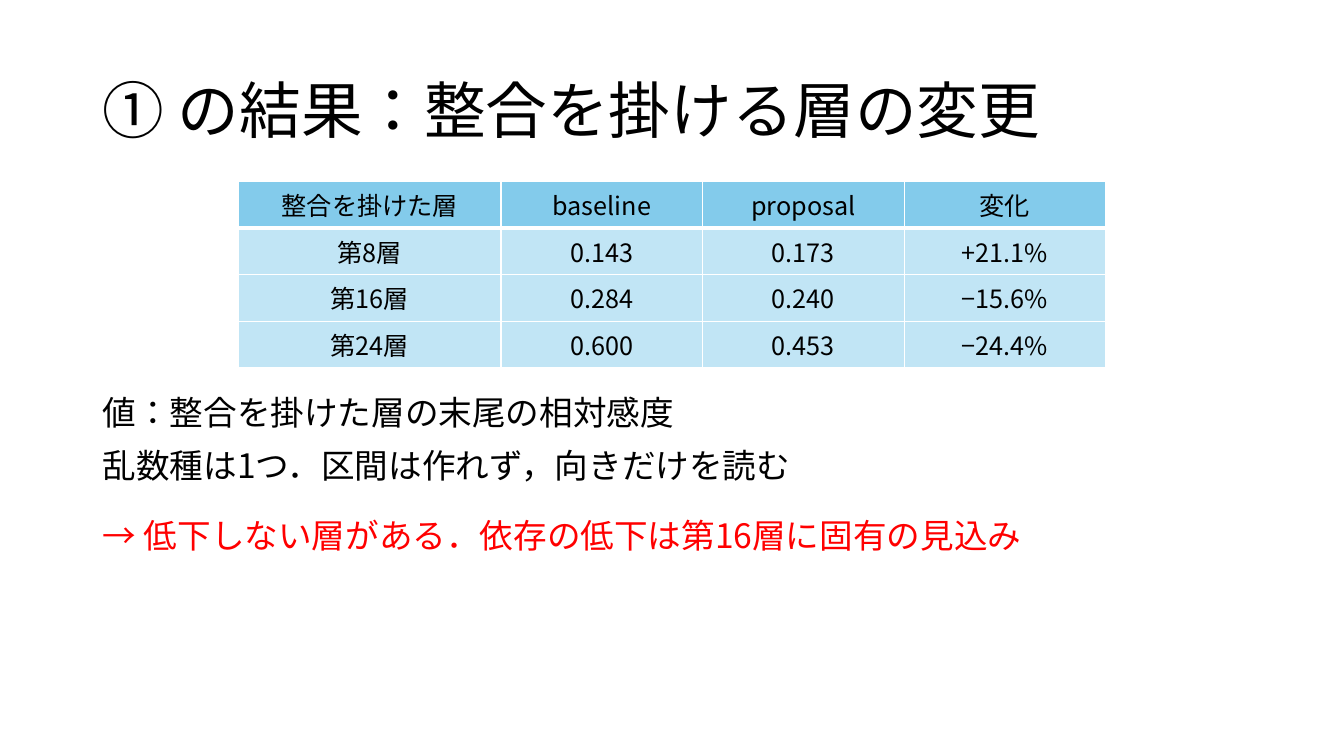
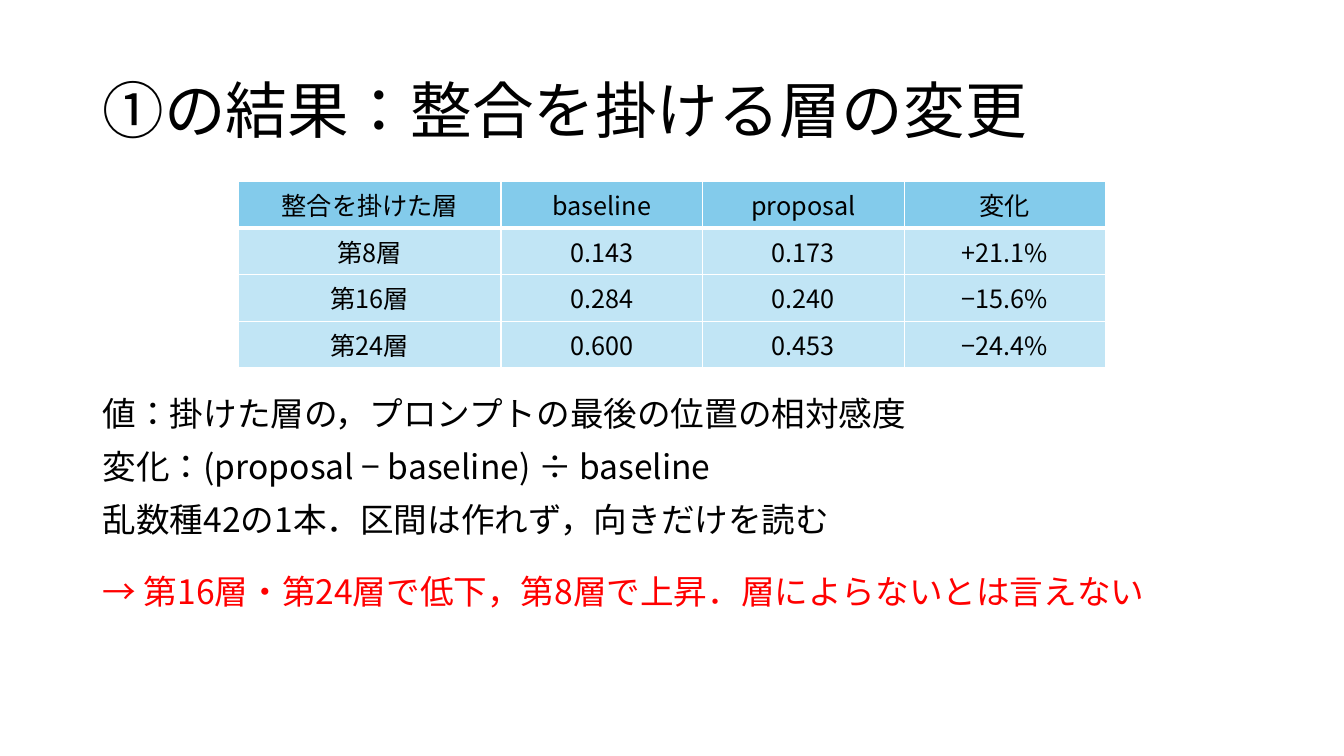
Before and after one commit to tomoking2004/taskalign, a slide deck: slide 10 of presentations/20261127_進捗報告.pptx (slide 8 before the commit). Drawn at 1344x756 pixels with LibreOffice and Linux fonts; fonts in the diff are those of the drawing. Boxes give left, top, right and bottom in pixels: in the first picture for what was removed or moved away, otherwise in the second. Text is boxed around its words. In the diff, an @@ line names an element or a change of style, - is before the commit and + after.

```diff
--- a/presentations/20261127_進捗報告.pptx
+++ b/presentations/20261127_進捗報告.pptx
@@ title at (102,81,1027,139): spaces changed @@
-① の結果：整合を掛ける層の変更
+①の結果：整合を掛ける層の変更
@@ text at (103,397,906,536): text changed @@
-値：整合を掛けた層の末尾の相対感度
-乱数種は1つ．区間は作れず，向きだけを読む
+値：掛けた層の，プロンプトの最後の位置の相対感度
+変化：(proposal − baseline) ÷ baseline
+乱数種42の1本．区間は作れず，向きだけを読む
@@ text at (144,575,1144,608): text changed @@
-→ 低下しない層がある．依存の低下は第16層に固有の見込み
+→ 第16層・第24層で低下，第8層で上昇．層によらないとは言えない
```
Also in this commit, not shown: 10 other slides changed, 3 slides added, 2 other files.
